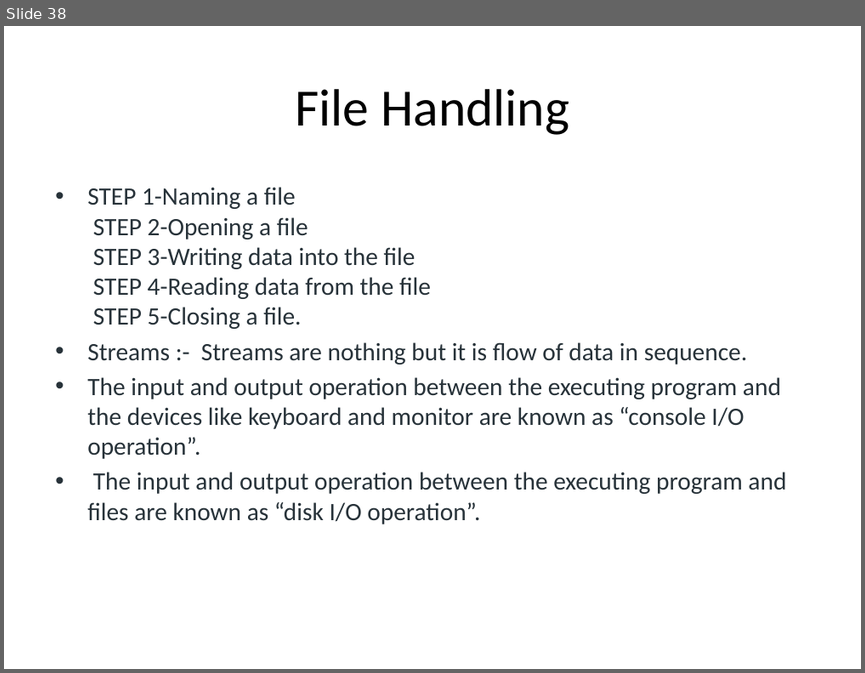
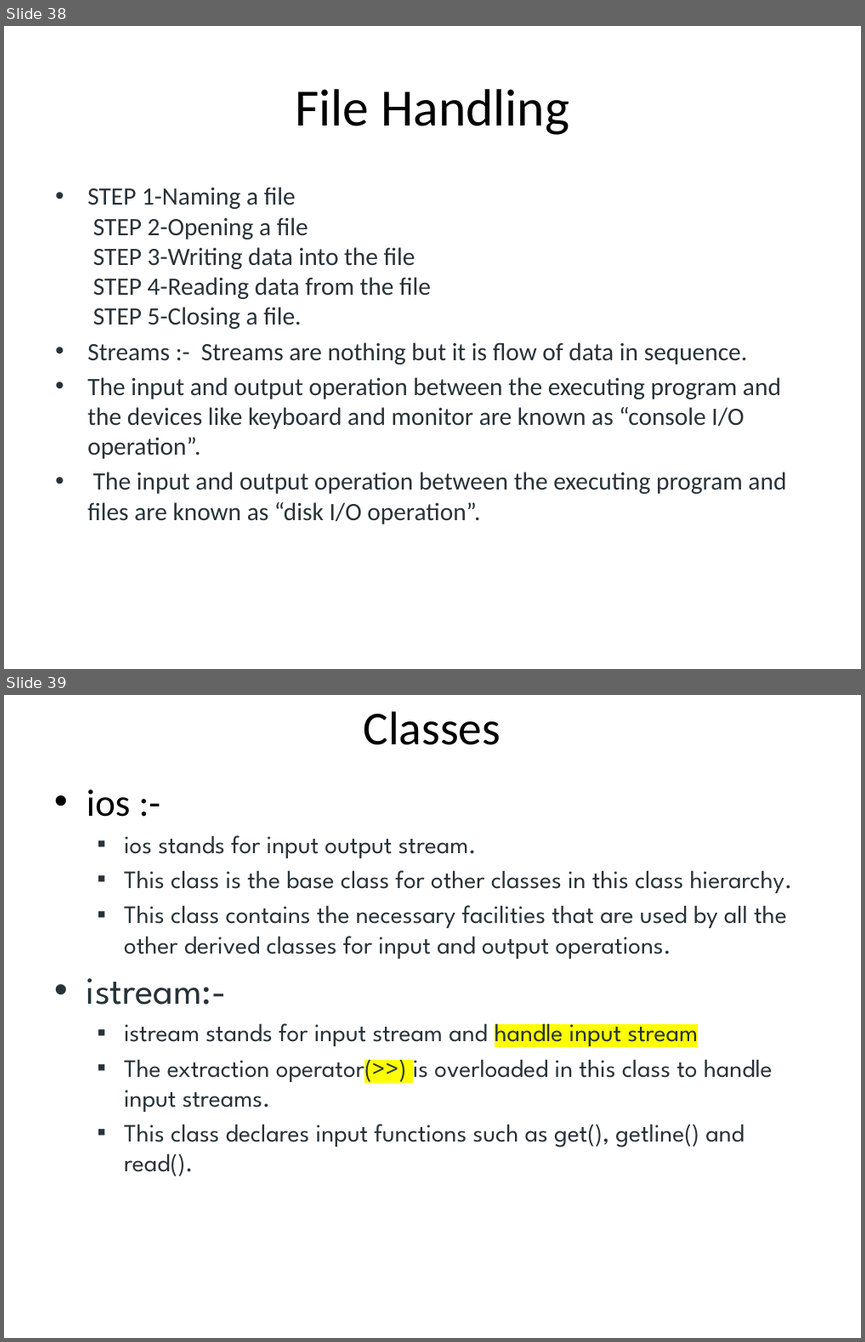
Before and after one commit to Bot-Anonymous/c-, a slide deck: c++.pptx. Shown one above the other, each under a label of ours: slide 38 before the commit, slides 38 and 39 after it. The pictures are 865x673 and 865x1342 pixels, drawn with LibreOffice and Linux fonts; fonts in the diff are those of the drawing. Boxes give left, top, right and bottom in pixels: in the first picture for what was removed or moved away, otherwise in the second. Text is boxed around its words. In the diff, an @@ line names an element or a change of style, - is before the commit and + after.

```diff
--- a/c++.pptx
+++ b/c++.pptx
@@ slide 39 added at [4, 695, 861, 1338], background #FFFFFF @@
@@ title added at [364, 711, 500, 745], 39.6 pt, text #000000 @@
+Classes
@@ text added at [86, 789, 793, 1176], 21 pt, text #273239 @@
+• ios :-
+  ▪ ios stands for input output stream.
+  ▪ This class is the base class for other classes in this class hierarchy.
+  ▪ This class contains the necessary facilities that are used by all the other derived classes for input and output operations.
+• istream:-
+  ▪ istream stands for input stream and handle input stream
+  ▪ The extraction operator(>>) is overloaded in this class to handle input streams.
+  ▪ This class declares input functions such as get(), getline() and read().
```
Also in this commit, not shown: 13 other slides added, 20 other files.
